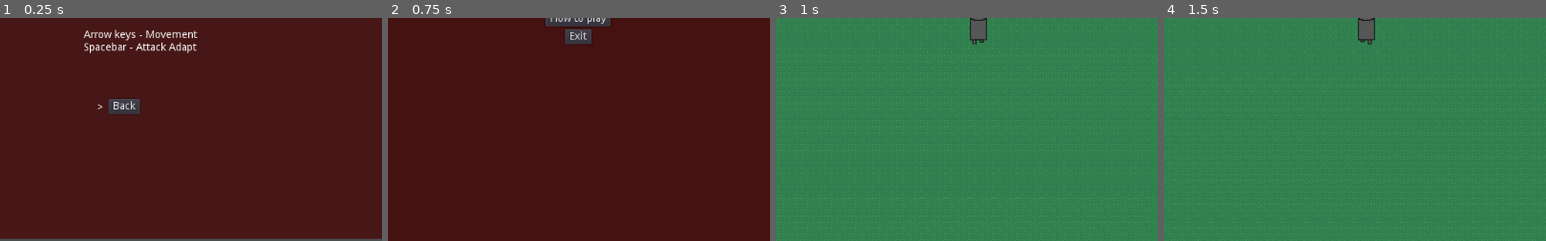
Above: before the commit, frames 1-4 (left to right).
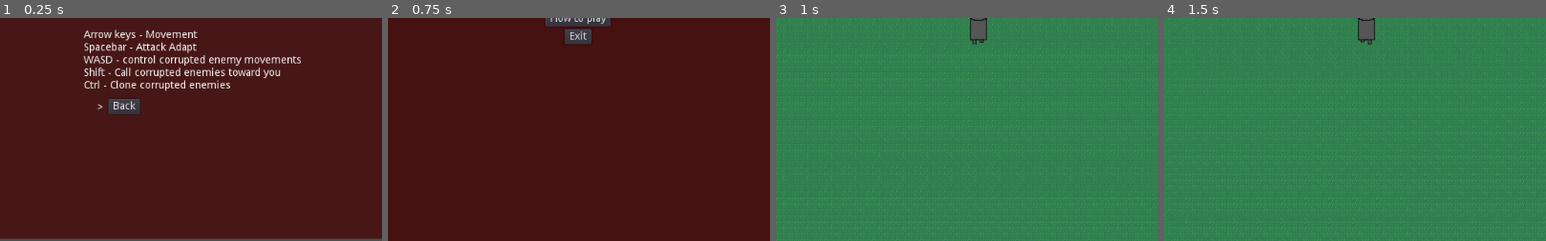
Above: after the commit, the same moments.

Repository: doomium-chloride/kiwijam2021-ADAPT
Game: Godot game, scene res://Menu/learn.tscn
Same seed, same stepped clock (60 frames per second), same inputs: the game is played once before the commit and once after it. This scene is started directly instead of the project's main scene.
Inputs (mouse positions are % of the whole screen's width and height, from its top left):
- Up to frame 1 (0.25 s): no input
- Up to frame 2 (0.75 s): tap Enter (ui_accept) at 0.5 s; move the mouse to (72, 45) at 0.52 s; hold Right (ui_right) from 0.53 s (still down); tap A (wasd_a) at 0.6 s; click (72, 45) at 0.67 s
- Up to frame 3 (1 s): keep holding Right (ui_right); tap Enter (ui_accept) at 0.77 s
- Up to frame 4 (1.5 s): move the mouse to (30, 55) at 1.27 s; release Right (ui_right) at 1.28 s; hold Down (ui_down) from 1.28 s (still down); tap D (wasd_d) at 1.35 s
The pictures show only the part of the screen within x 24-74%, y 50-100%; the shares and areas given below are measured in that part.

The runs differ from the first frame. In frame 1, 2.7% of the frame differs, in the area x 21-79%, y 16-33%; in frame 2, nothing differs; in frame 3, nothing differs; in frame 4, nothing differs.

Commit message:
Extra info in learn men

Diff:
--- a/Menu/learn.tscn
+++ b/Menu/learn.tscn
@@ -37,6 +37,10 @@
 
 Arrow keys - Movement
 Spacebar - Attack Adapt
+WASD - control corrupted enemy movements
+Shift - Call corrupted enemies toward you
+Ctrl - Clone corrupted enemies
+
 "
 __meta__ = {
 "_edit_use_anchors_": false
